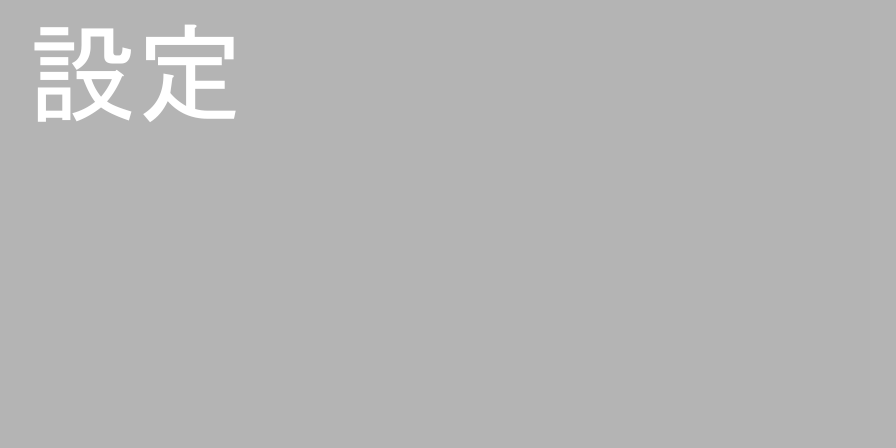
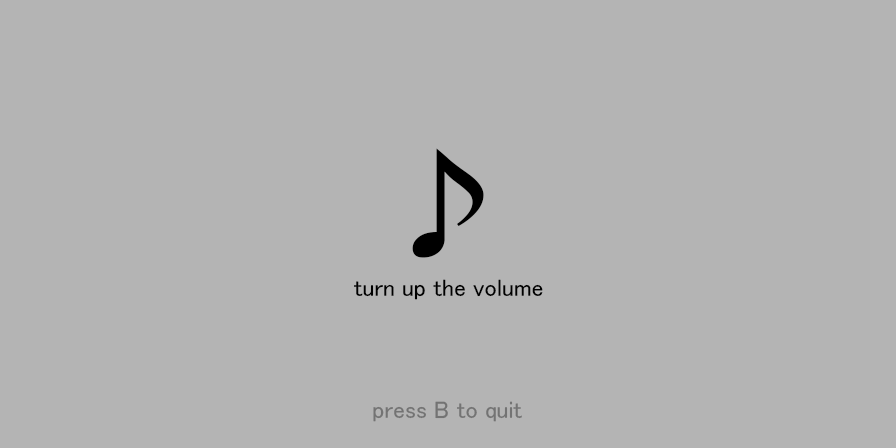
Comparing the layer stacks of the two w=896, h=448 images. Changes:
added layer "press B to quit" (54%) above "♪" over [373,401,522,422]
added layer "♪" above "turn up the volume" over [412,148,484,258]
added layer "turn up the volume" above "設定" over [354,279,543,300]
hid "設定", painted on it over [34,24,236,122]
